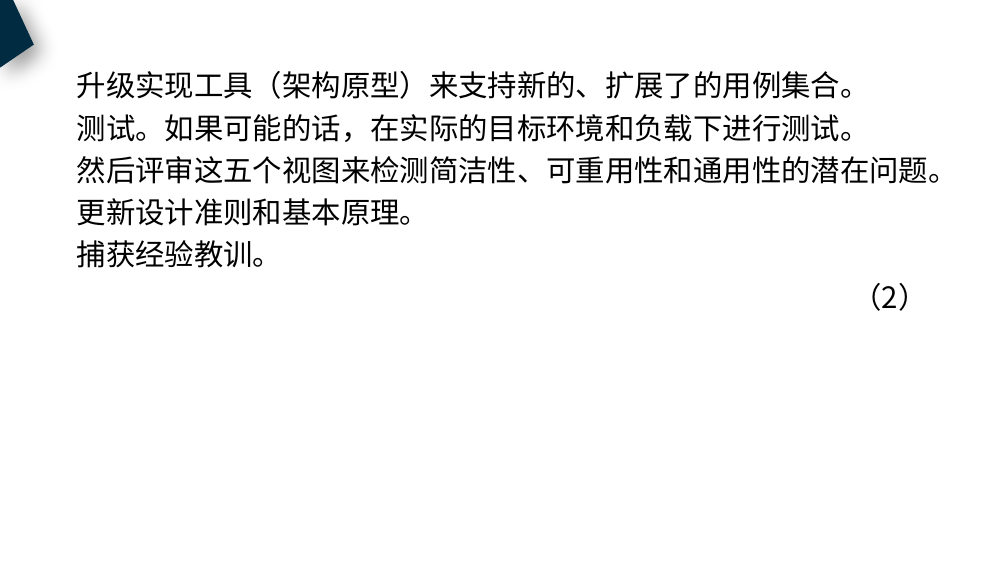
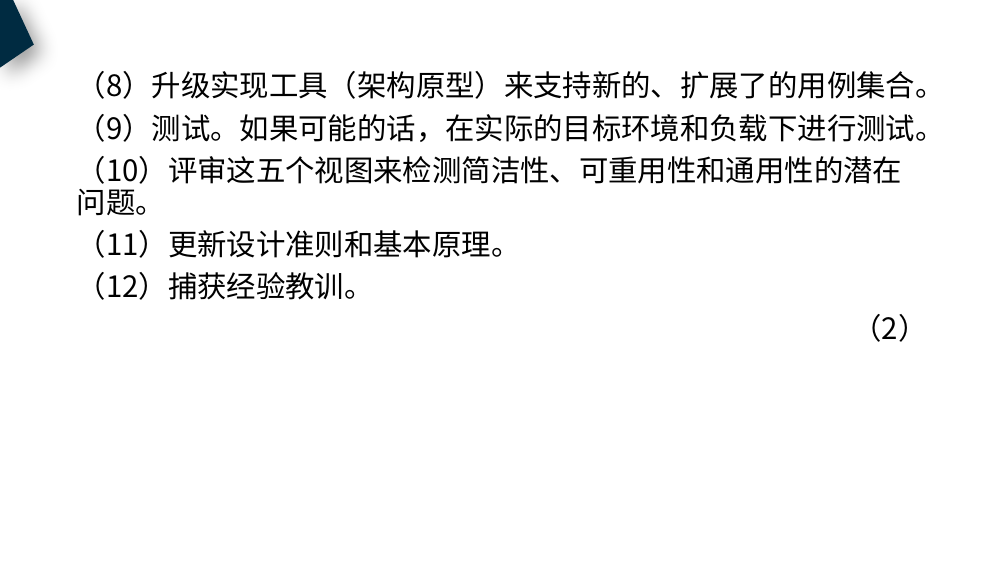
Before and after one commit to PRD2018-G18/PRD2018, a slide deck: slide 51 of 非受控文档/过程文档/UML基础4/UML基础4.pptx (slide 52 before the commit). Drawn at 1008x567 pixels with LibreOffice and Linux fonts; fonts in the diff are those of the drawing. Boxes give left, top, right and bottom in pixels: in the first picture for what was removed or moved away, otherwise in the second. Text is boxed around its words. In the diff, an @@ line names an element or a change of style, - is before the commit and + after.

```diff
--- a/非受控文档/过程文档/UML基础4/UML基础4.pptx
+++ b/非受控文档/过程文档/UML基础4/UML基础4.pptx
@@ text at [77,71,945,300]: text changed @@
-升级实现工具（架构原型）来支持新的、扩展了的用例集合。
-测试。如果可能的话，在实际的目标环境和负载下进行测试。
-然后评审这五个视图来检测简洁性、可重用性和通用性的潜在问题。
-更新设计准则和基本原理。
-捕获经验教训。
+（8）升级实现工具（架构原型）来支持新的、扩展了的用例集合。
+（9）测试。如果可能的话，在实际的目标环境和负载下进行测试。
+（10）评审这五个视图来检测简洁性、可重用性和通用性的潜在问题。
+（11）更新设计准则和基本原理。
+（12）捕获经验教训。
```
Also in this commit, not shown: 37 other slides changed, 8 slides added, 3 slides removed, 1 other file.
